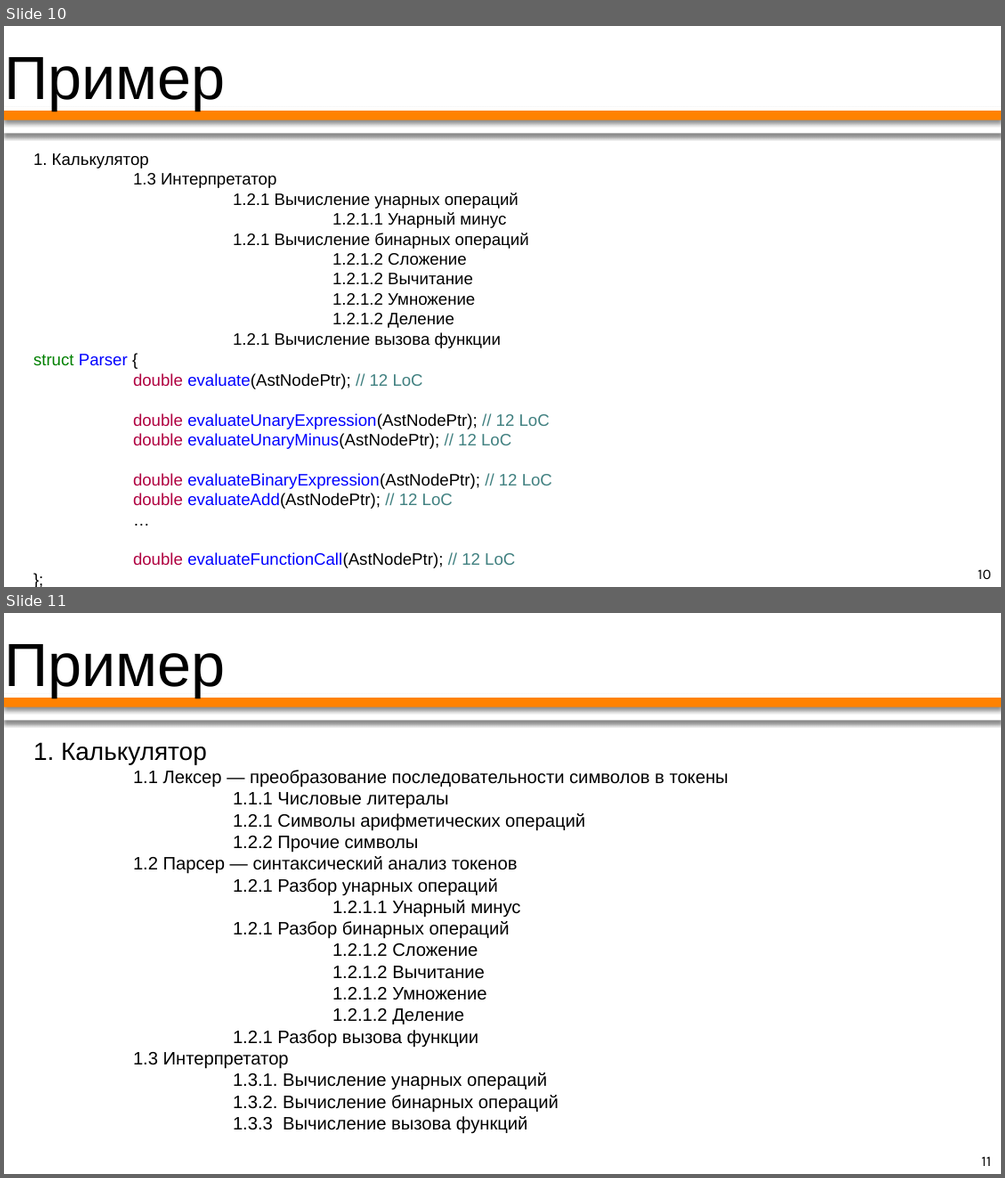
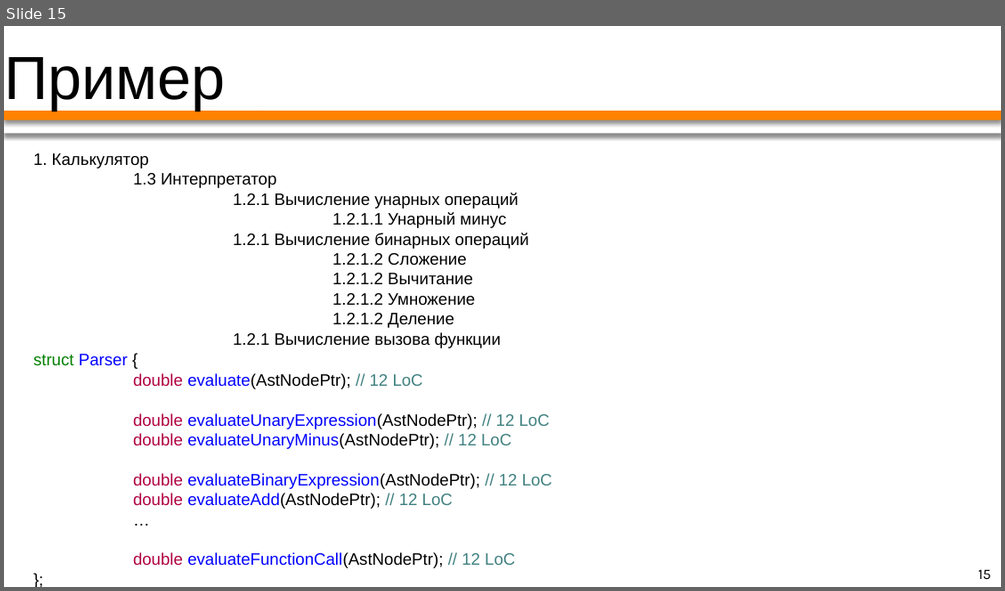
Before and after one commit to PatriotRossii/ducktalks_1, a slide deck: ACID, DRY, etc/presentation.odp. Shown one above the other, each under a label of ours: slides 10 and 11 before the commit, slide 15 after it. The pictures are 1005x1178 and 1005x591 pixels, drawn with LibreOffice and Linux fonts; fonts in the diff are those of the drawing. Boxes give left, top, right and bottom in pixels: in the first picture for what was removed or moved away, otherwise in the second. Text is boxed around its words. In the diff, an @@ line names an element or a change of style, - is before the commit and + after.

```diff
--- a/ACID, DRY, etc/presentation.odp
+++ b/ACID, DRY, etc/presentation.odp
@@ slide 11 removed at box(4, 613, 1001, 1174), background #FFFFFF; not listed: 3 template elements that a slide beside it also shows @@
@@ title removed at box(4, 644, 225, 698) @@
-Пример
@@ text removed at box(33, 742, 728, 1134) @@
-1. Калькулятор
-1.1 Лексер — преобразование последовательности символов в токены
-1.1.1 Числовые литералы
-1.2.1 Символы арифметических операций
-1.2.2 Прочие символы
-1.2 Парсер — синтаксический анализ токенов
-1.2.1 Разбор унарных операций
-1.2.1.1 Унарный минус
-1.2.1 Разбор бинарных операций
-1.2.1.2 Сложение
-1.2.1.2 Вычитание
-1.2.1.2 Умножение
-1.2.1.2 Деление
-1.2.1 Разбор вызова функции
-1.3 Интерпретатор
-1.3.1. Вычисление унарных операций
-1.3.2. Вычисление бинарных операций
-1.3.3 Вычисление вызова функций
@@ what was slide 10 is now slide 15 @@
@@ page number at box(978, 569, 991, 579): text changed @@
-10
+15
```
Also in this commit, not shown: 2 slides changed, 5 slides added, 1 other file.
